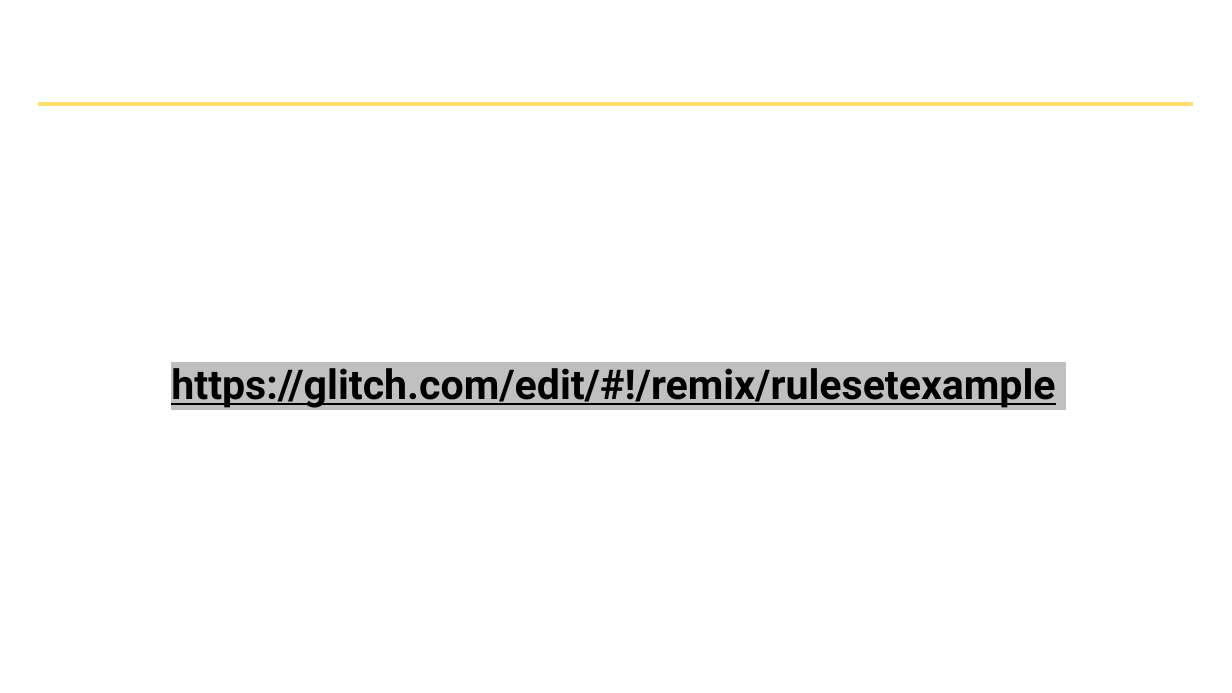
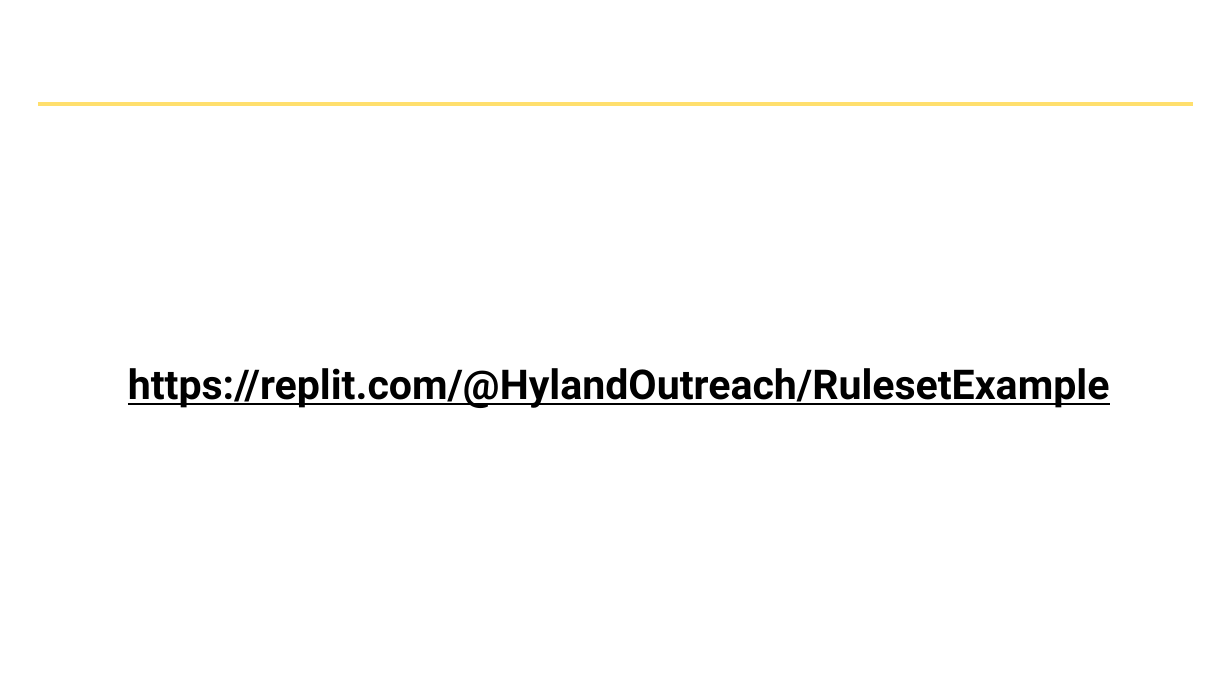
Before and after one commit to hytechclub/web-101, a slide deck: slide 6 of Week06/CssSelectorsAndProperties.pptx. Drawn at 1232x693 pixels with LibreOffice and Linux fonts; fonts in the diff are those of the drawing; background and template pictures are left out. Boxes give left, top, right and bottom in pixels: in the first picture for what was removed or moved away, otherwise in the second. Text is boxed around its words. In the diff, an @@ line names an element or a change of style, - is before the commit and + after.

Commit message:
Revert "reapply some glitch changes"
This reverts commit a577be4958e749d99782d1e59f86bcd1357cf29e.

```diff
--- a/Week06/CssSelectorsAndProperties.pptx
+++ b/Week06/CssSelectorsAndProperties.pptx
@@ text at (128, 368, 1110, 408): text changed @@
-https://glitch.com/edit/#!/remix/rulesetexample
+https://replit.com/@HylandOutreach/RulesetExample
```
Also in this commit, not shown: 11 other files.
